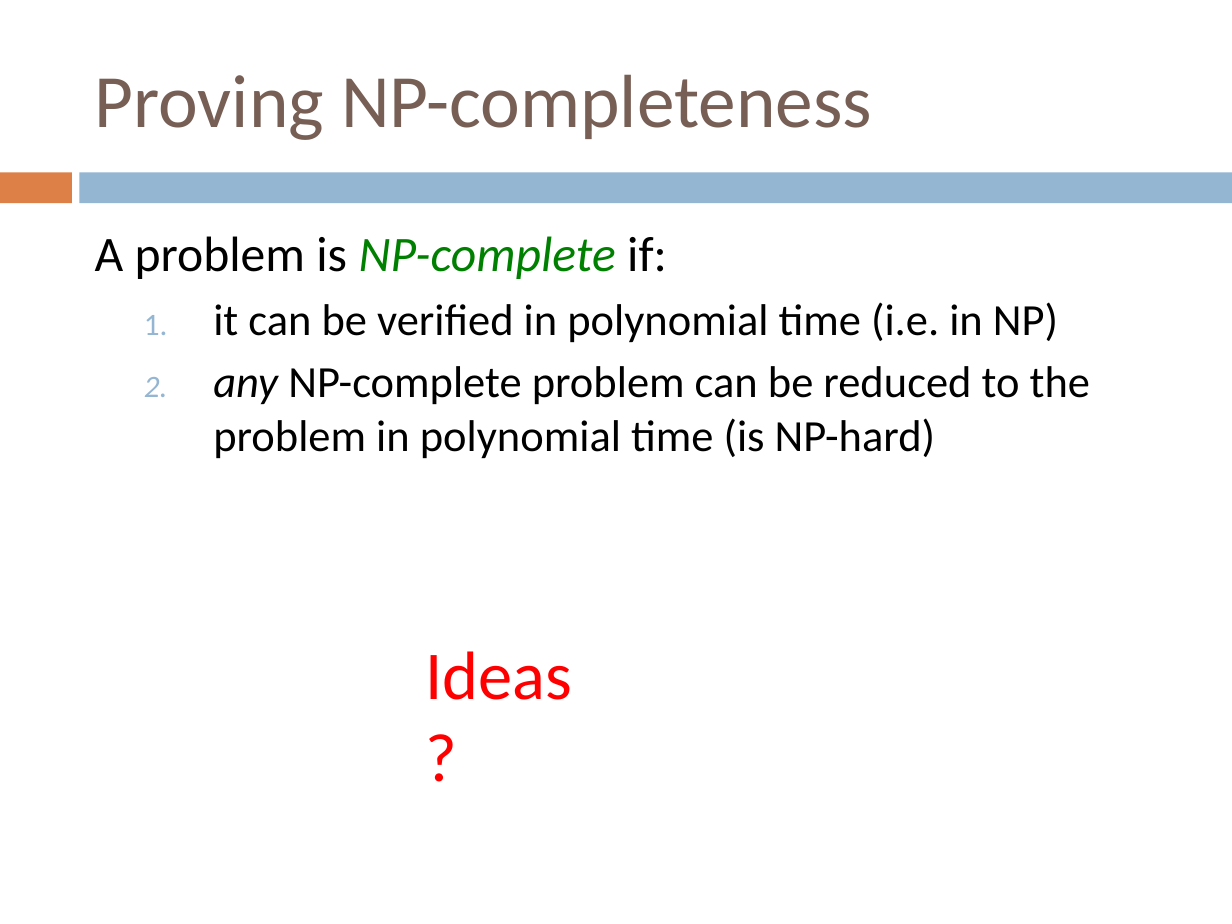
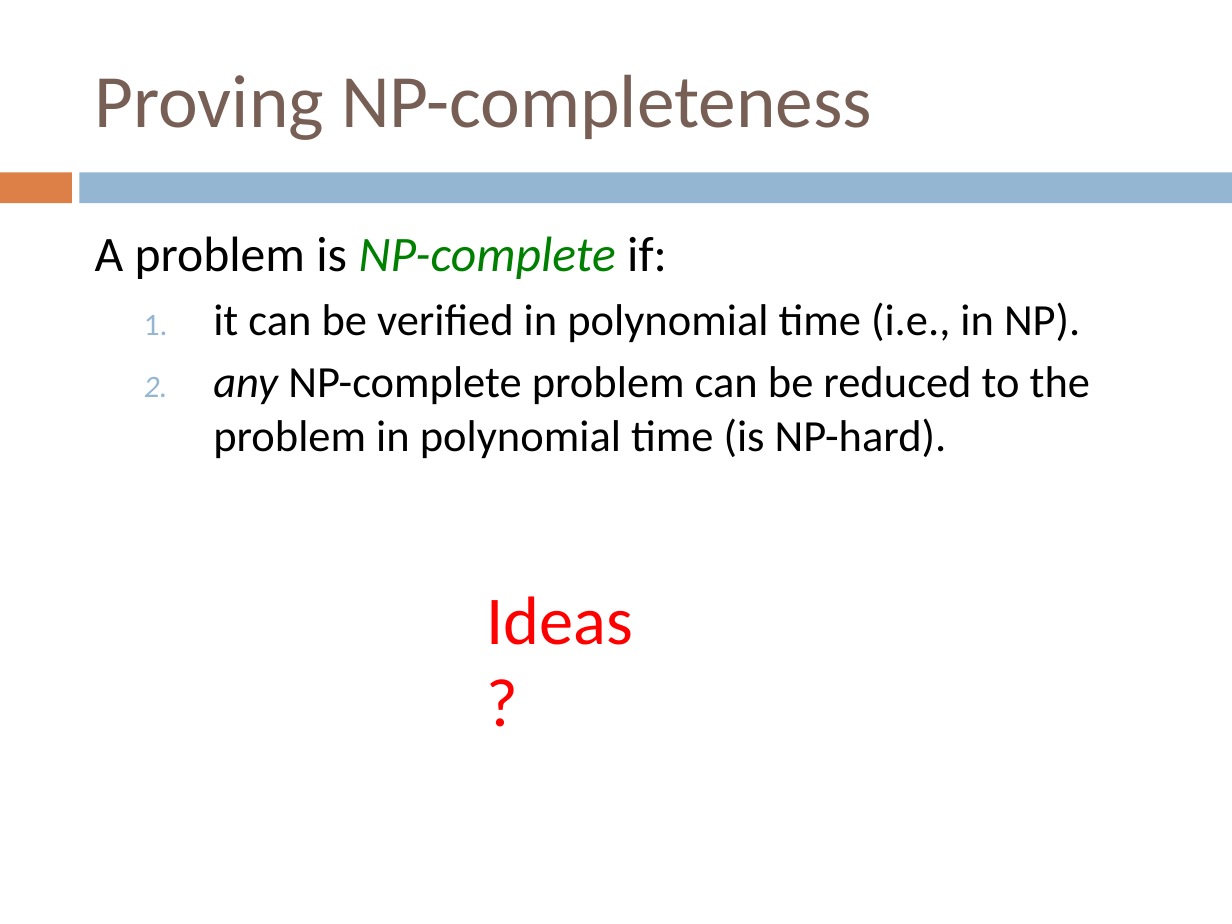
Before and after one commit to Collins-kariuk/Algorithms, a slide deck: slide 50 of Lectures/Lecture 23_NP-Complete Problems.pptx. Drawn at 1232x924 pixels with LibreOffice and Linux fonts; fonts in the diff are those of the drawing. Boxes give left, top, right and bottom in pixels: in the first picture for what was removed or moved away, otherwise in the second. Text is boxed around its words. In the diff, an @@ line names an element or a change of style, - is before the commit and + after.

Commit message:
Review Lecture 23_NP-Complete Problems

```diff
--- a/Lectures/Lecture 23_NP-Complete Problems.pptx
+++ b/Lectures/Lecture 23_NP-Complete Problems.pptx
@@ text at <box>213,302,1090,459</box>: text changed @@
-  1. it can be verified in polynomial time (i.e. in NP)
-  2. any NP-complete problem can be reduced to the problem in polynomial time (is NP-hard)
+  1. it can be verified in polynomial time (i.e., in NP).
+  2. any NP-complete problem can be reduced to the problem in polynomial time (is NP-hard).
@@ text "Ideas?": place and size @@
-text "Ideas?" at <box>426,651,573,700</box>
+text "Ideas?" at <box>487,596,634,645</box>
```
Also in this commit, not shown: 40 other slides changed.
